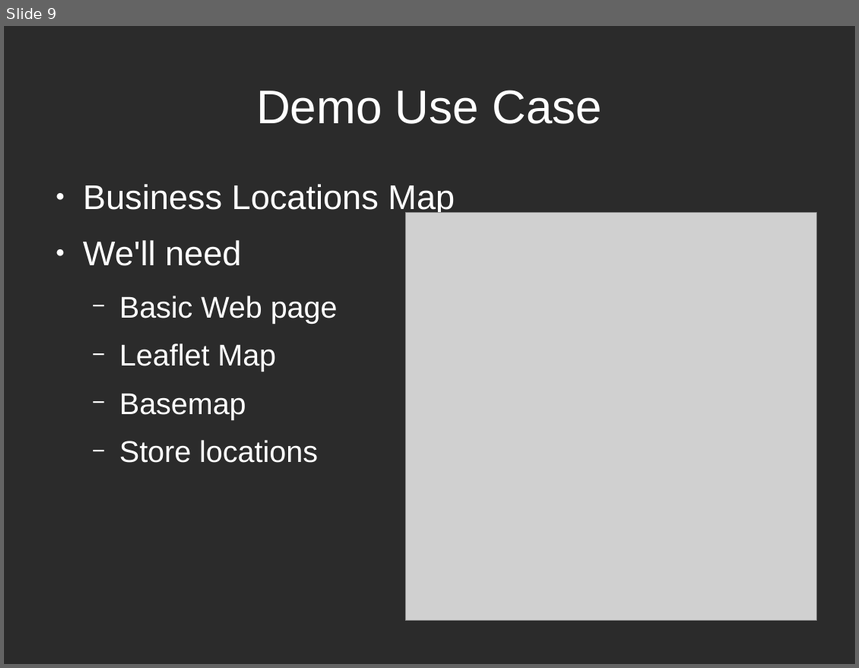
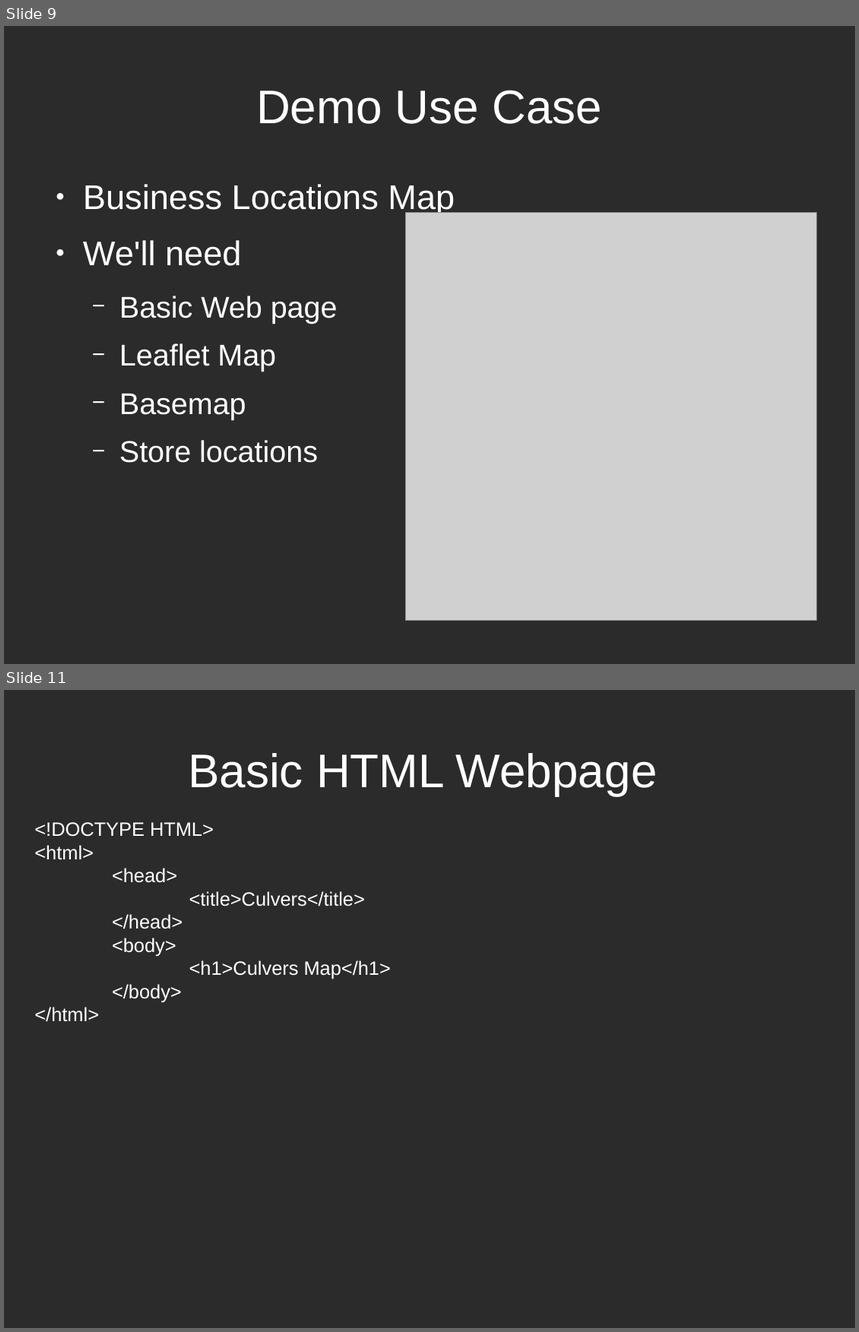
Before and after one commit to stuporglue/leaflet-crash-course, a slide deck: Presentation.odp. Shown one above the other, each under a label of ours: slide 9 before the commit, slides 9 and 11 after it; the slides between them are not shown. The pictures are 859x668 and 859x1332 pixels, drawn with LibreOffice and Linux fonts; fonts in the diff are those of the drawing; grey boxes stand for pictures; background and template pictures are left out; a plain dark background stands for a picture behind light text. Boxes give left, top, right and bottom in pixels: in the first picture for what was removed or moved away, otherwise in the second. Text is boxed around its words. In the diff, an @@ line names an element or a change of style, - is before the commit and + after.

```diff
--- a/Presentation.odp
+++ b/Presentation.odp
@@ slide 11 added at (4,690,855,1328), background picture (left out) @@
@@ title added at (188,753,658,796), 44 pt, text #FFFFFF @@
+Basic HTML Webpage
@@ text added at (34,822,391,1022), 18 pt, text #FFFFFF @@
+<!DOCTYPE HTML>
+<html>
+<head>
+<title>Culvers</title>
+</head>
+<body>
+<h1>Culvers Map</h1>
+</body>
+</html>
```
Also in this commit, not shown: 2 slides changed, 21 other slides added, 1 slide removed.
